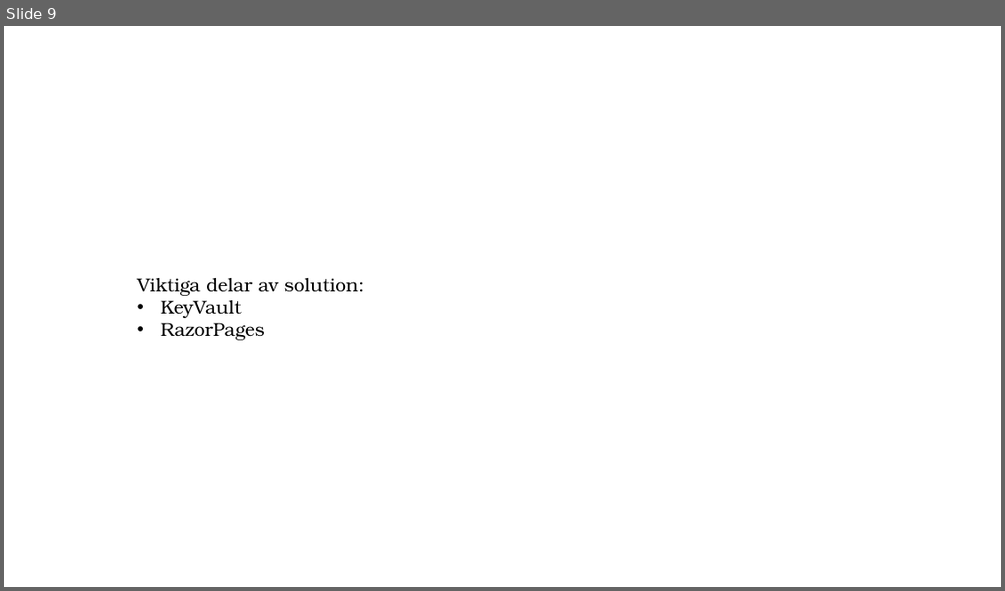
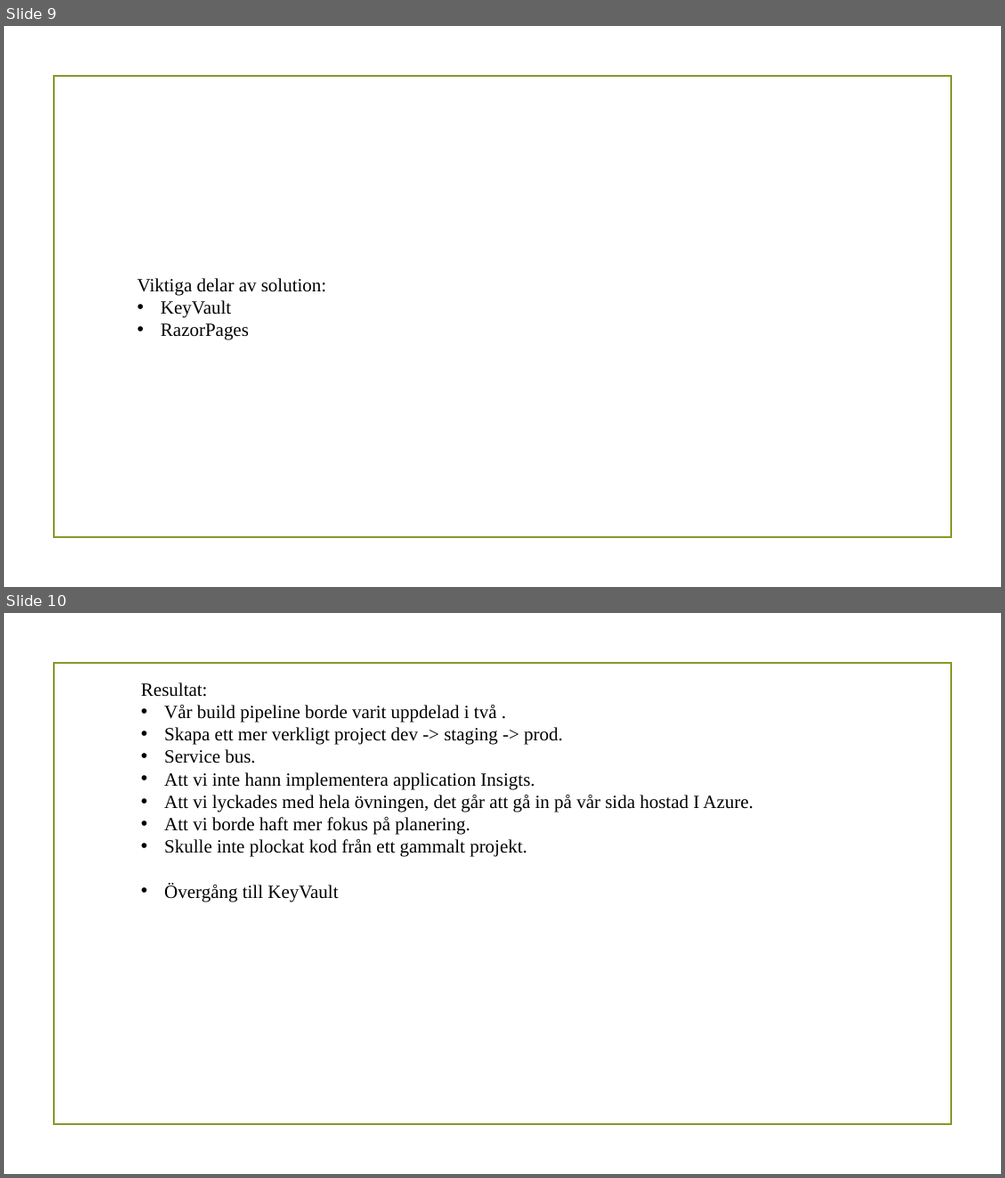
Before and after one commit to PGBSNH19/spacepark-grupp-2-b02-b04, a slide deck: Dokumentation/Geometric color block.pptx. Shown one above the other, each under a label of ours: slide 9 before the commit, slides 9 and 10 after it. The pictures are 1005x591 and 1005x1178 pixels, drawn with LibreOffice and Linux fonts; fonts in the diff are those of the drawing; background and template pictures are left out. Boxes give left, top, right and bottom in pixels: in the first picture for what was removed or moved away, otherwise in the second. Text is boxed around its words. In the diff, an @@ line names an element or a change of style, - is before the commit and + after.

```diff
--- a/Dokumentation/Geometric color block.pptx
+++ b/Dokumentation/Geometric color block.pptx
@@ slide 10 added at (x1=4, y1=613, x2=1001, y2=1174), background picture (left out); not listed: 1 template element that a slide beside it also shows @@
@@ text added at (x1=141, y1=682, x2=752, y2=901), 18 pt, text #000000 @@
+Resultat:
+• Vår build pipeline borde varit uppdelad i två .
+• Skapa ett mer verkligt project dev -> staging -> prod.
+• Service bus.
+• Att vi inte hann implementera application Insigts.
+• Att vi lyckades med hela övningen, det går att gå in på vår sida hostad I Azure.
+• Att vi borde haft mer fokus på planering.
+• Skulle inte plockat kod från ett gammalt projekt.
+• Övergång till KeyVault
@@ slide 9 changed as well @@
@@ rectangle added at (x1=53, y1=76, x2=951, y2=538), outline #83992A 1.25 pt @@
@@ text "Viktiga delar av solution:" at (x1=138, y1=278, x2=326, y2=340): font TeX Gyre Bonum to Times New Roman @@
@@ ellipse removed at (x1=938, y1=538, x2=971, y2=571) @@
```
Also in this commit, not shown: 3 other slides changed, 10 other slides added, 7 slides removed.
